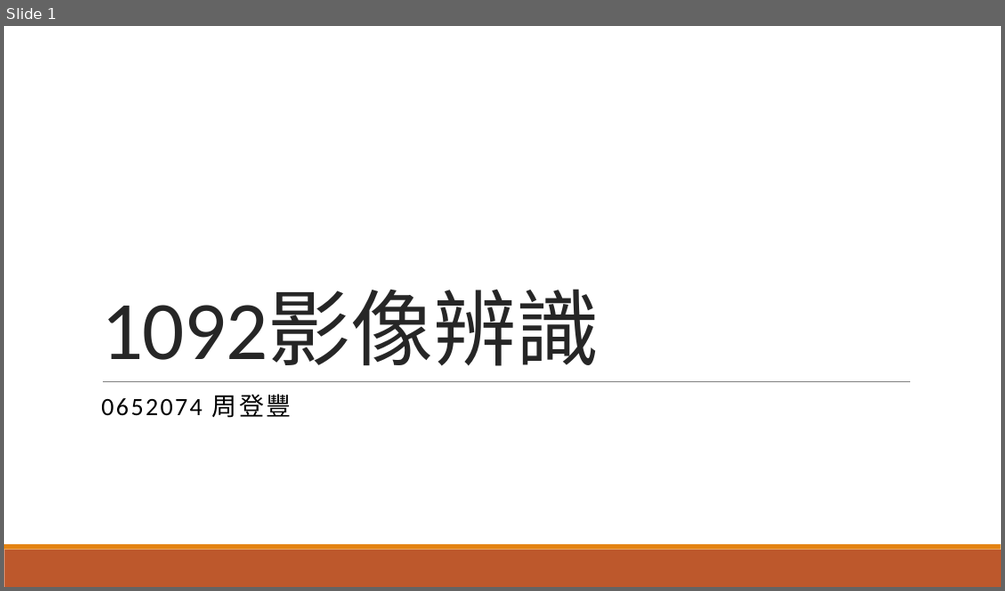
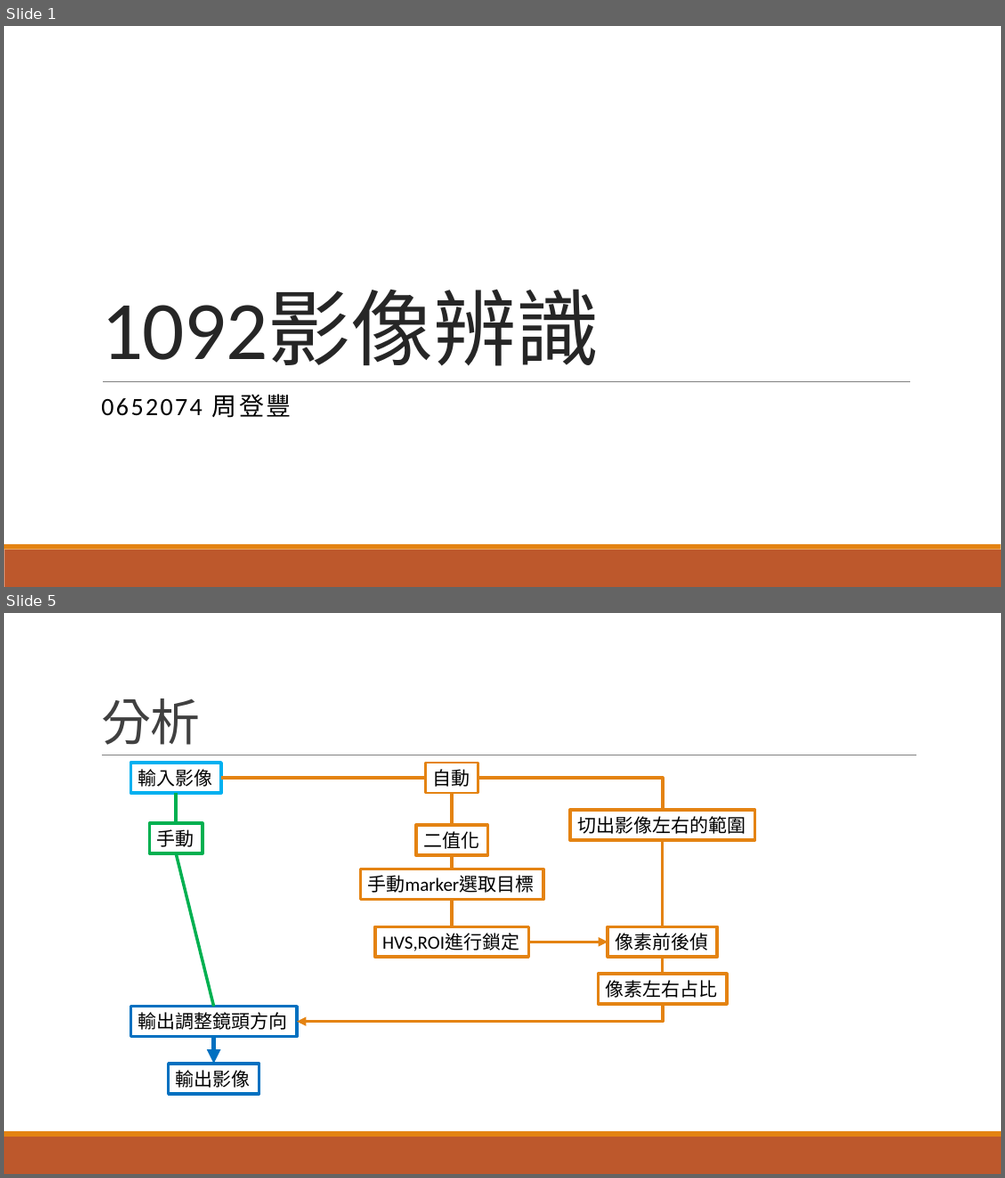
Before and after one commit to choutengfeng/1092, a slide deck: 0652074_1092影像辨識.pptx. Shown one above the other, each under a label of ours: slide 1 before the commit, slides 1 and 5 after it; the slides between them are not shown. The pictures are 1005x591 and 1005x1178 pixels, drawn with LibreOffice and Linux fonts; fonts in the diff are those of the drawing. Boxes give left, top, right and bottom in pixels: in the first picture for what was removed or moved away, otherwise in the second. Text is boxed around its words. In the diff, an @@ line names an element or a change of style, - is before the commit and + after.

```diff
--- a/0652074_1092影像辨識.pptx
+++ b/0652074_1092影像辨識.pptx
@@ slide 5 added at box(4, 613, 1001, 1174), background #FFFFFF; not listed: 2 template elements that a slide beside it also shows @@
@@ title added at box(101, 698, 200, 745), 48 pt, text #404040 @@
+分析
@@ line added from (102, 755) to (917, 755), #808080 0.5 pt @@
@@ rectangle added at box(130, 763, 221, 793), outline #00B0F0 3 pt, 18 pt, text #000000 @@
+輸入影像
@@ rectangle added at box(426, 763, 479, 793), outline #E48312 2.25 pt, 18 pt, text #000000 @@
+自動
@@ line added from (176, 793) to (176, 823), #00B050 3 pt @@
@@ line added from (222, 778) to (426, 778), #E48312 3 pt @@
@@ line added from (452, 793) to (452, 826), #E48312 3 pt @@
@@ elbow line added from (478, 778) to (663, 810), #E48312 3 pt @@
@@ rectangle added at box(150, 823, 202, 853), outline #00B050 3 pt, 18 pt, text #000000 @@
+手動
@@ rectangle added at box(416, 826, 488, 855), outline #E48312 3 pt, 18 pt, text #000000 @@
+二值化
@@ rectangle added at box(570, 810, 755, 840), outline #E48312 3 pt, 18 pt, text #000000 @@
+切出影像左右的範圍
@@ line added from (663, 840) to (663, 926), #E48312 3 pt @@
@@ line added from (176, 854) to (214, 1006), #00B050 3 pt @@
@@ rectangle added at box(361, 868, 544, 899), outline #E48312 3 pt, 18 pt, text #000000 @@
+手動marker選取目標
@@ line added from (452, 855) to (452, 868), #E48312 3 pt @@
@@ line added from (452, 900) to (452, 926), #E48312 3 pt @@
@@ rectangle added at box(375, 926, 528, 957), outline #E48312 3 pt, 18 pt, text #000000 @@
+HVS,ROI進行鎖定
@@ rectangle added at box(607, 926, 717, 957), outline #E48312 3 pt, 18 pt, text #000000 @@
+像素前後偵
@@ arrow added from (529, 942) to (607, 942), #E48312 3 pt @@
@@ line added from (663, 957) to (663, 973), #E48312 3 pt @@
@@ rectangle added at box(599, 973, 727, 1004), outline #E48312 3 pt, 18 pt, text #000000 @@
+像素左右占比
@@ rectangle added at box(130, 1006, 297, 1037), outline #0070C0 3 pt, 18 pt, text #000000 @@
+輸出調整鏡頭方向
@@ elbow arrow added from (663, 1004) to (297, 1022), #E48312 3 pt @@
@@ arrow added from (214, 1037) to (214, 1063), #0070C0 4.5 pt @@
@@ rectangle added at box(169, 1063, 259, 1093), outline #0070C0 3 pt, 18 pt, text #000000 @@
+輸出影像
```
Also in this commit, not shown: 2 slides changed, 4 other slides added, 1 slide removed, 1 other file.
